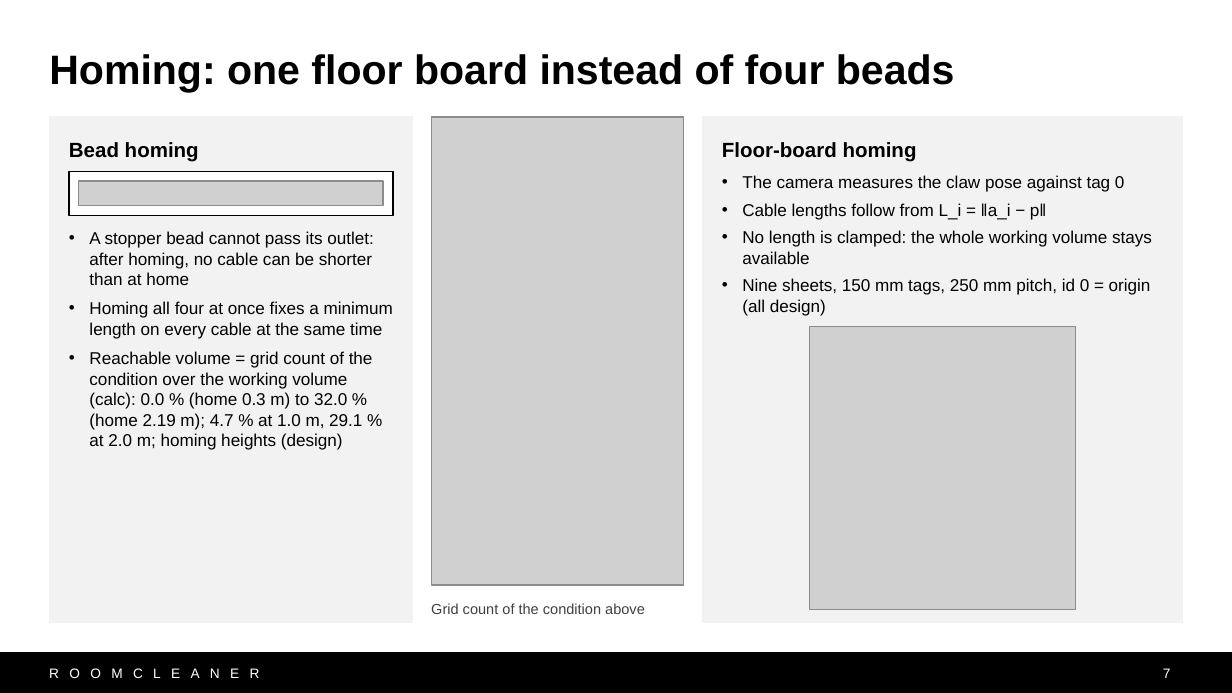
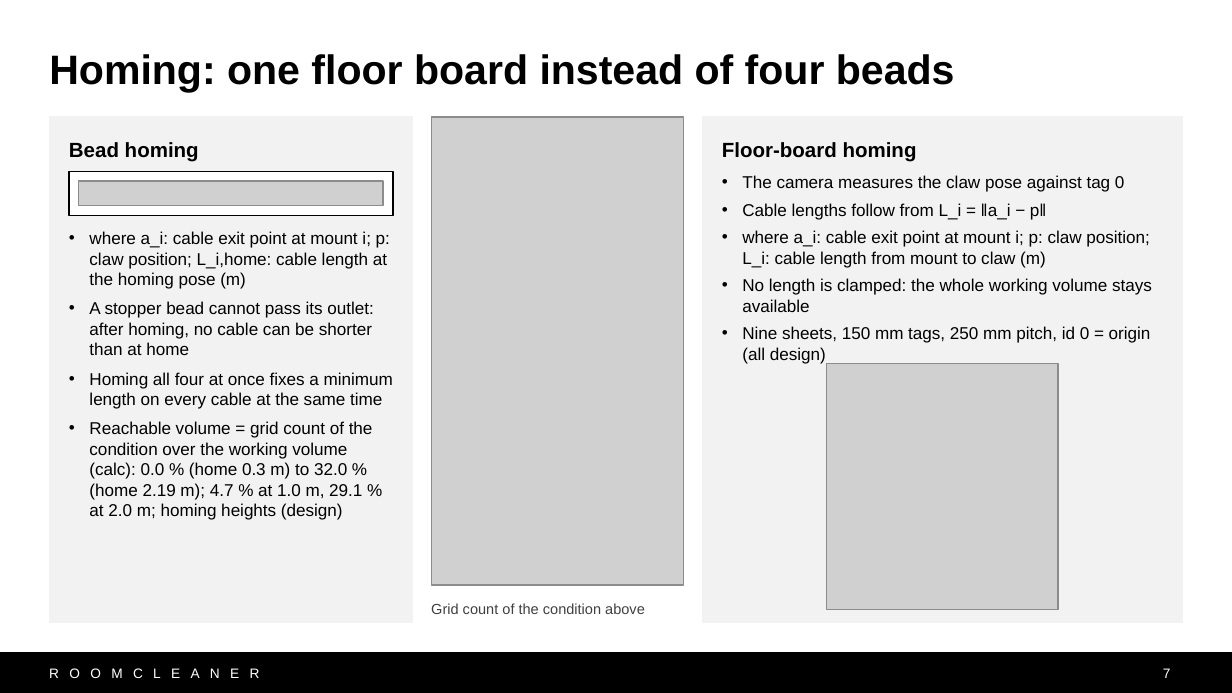
Before and after one commit to Jaspario1199/RoomCleaner, a slide deck: slide 7 of docs/presentation/deck_v10/RoomCleaner_Buntinx_v10.pptx. Drawn at 1232x693 pixels with LibreOffice and Linux fonts; fonts in the diff are those of the drawing; grey boxes stand for pictures. Boxes give left, top, right and bottom in pixels: in the first picture for what was removed or moved away, otherwise in the second. Text is boxed around its words. In the diff, an @@ line names an element or a change of style, - is before the commit and + after.

```diff
--- a/docs/presentation/deck_v10/RoomCleaner_Buntinx_v10.pptx
+++ b/docs/presentation/deck_v10/RoomCleaner_Buntinx_v10.pptx
@@ text in rectangle at [89, 231, 390, 289]: paragraph added @@
+• where a_i: cable exit point at mount i; p: claw position; L_i,home: cable length at the homing pose (m)
@@ text in rectangle at [742, 230, 1150, 268]: paragraph added @@
+• where a_i: cable exit point at mount i; p: claw position; L_i: cable length from mount to claw (m)
@@ picture: place and size @@
-picture at [809, 326, 1076, 610]
+picture at [827, 363, 1058, 610]
```
Also in this commit, not shown: 8 other slides changed, 9 other files.
